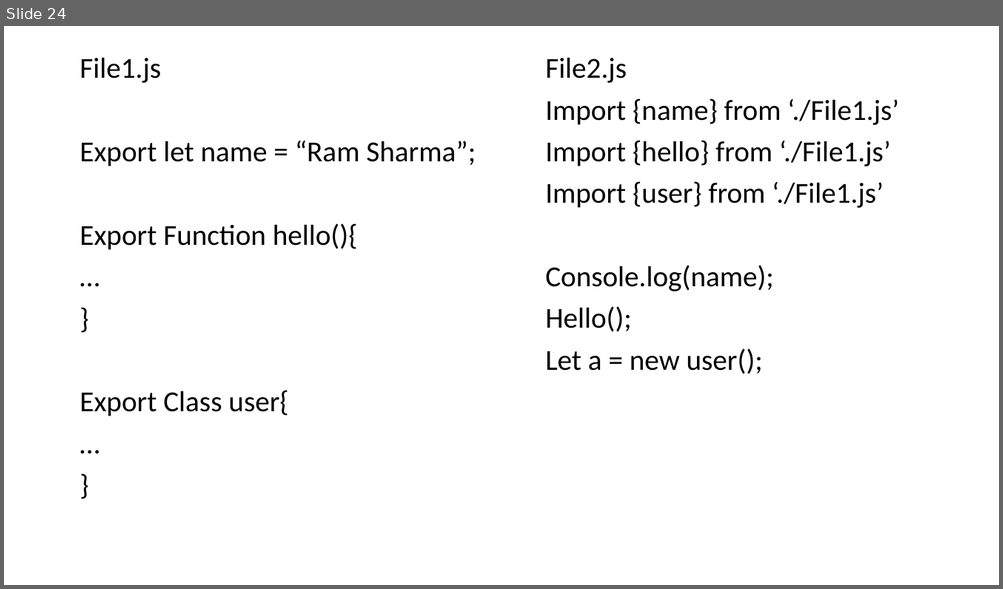
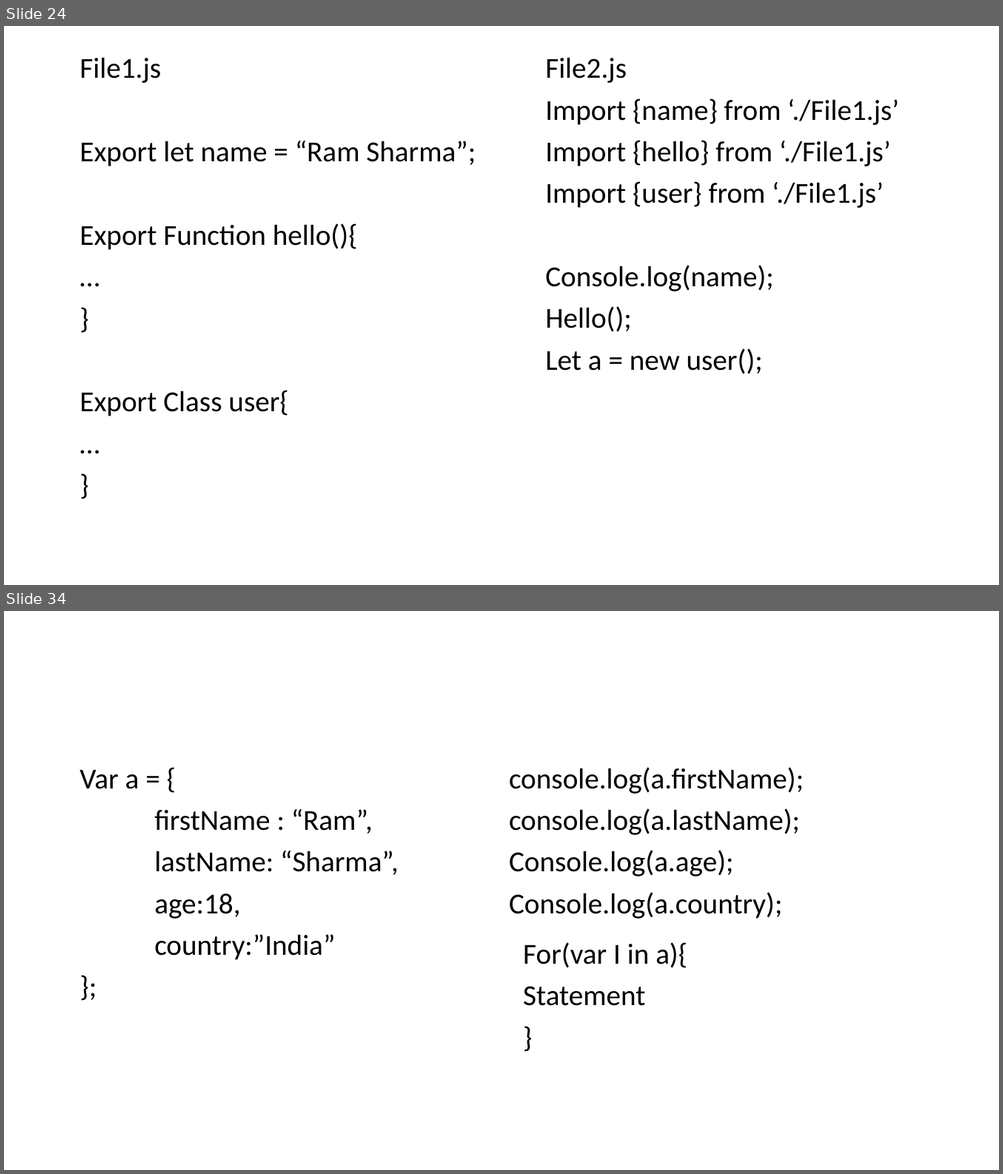
Before and after one commit to PiyushChaturvedii/Batch04, a slide deck: AdvanceJavaScript.pptx. Shown one above the other, each under a label of ours: slide 24 before the commit, slides 24 and 34 after it; the slides between them are not shown. The pictures are 1003x589 and 1003x1174 pixels, drawn with LibreOffice and Linux fonts; fonts in the diff are those of the drawing. Boxes give left, top, right and bottom in pixels: in the first picture for what was removed or moved away, otherwise in the second. Text is boxed around its words. In the diff, an @@ line names an element or a change of style, - is before the commit and + after.

```diff
--- a/AdvanceJavaScript.pptx
+++ b/AdvanceJavaScript.pptx
@@ slide 34 added at (4, 611, 999, 1170), background #FFFFFF @@
@@ text added at (79, 770, 398, 960), 28 pt, text #000000 @@
+Var a = {
+firstName : “Ram”,
+lastName: “Sharma”,
+age:18,
+country:”India”
+};
@@ text added at (509, 767, 803, 919), 28 pt, text #000000 @@
+console.log(a.firstName);
+console.log(a.lastName);
+Console.log(a.age);
+Console.log(a.country);
@@ text added at (523, 943, 687, 1006), 28 pt, text #000000 @@
+For(var I in a){
+Statement
+}
```
Also in this commit, not shown: 9 other slides added, 8 other files.
